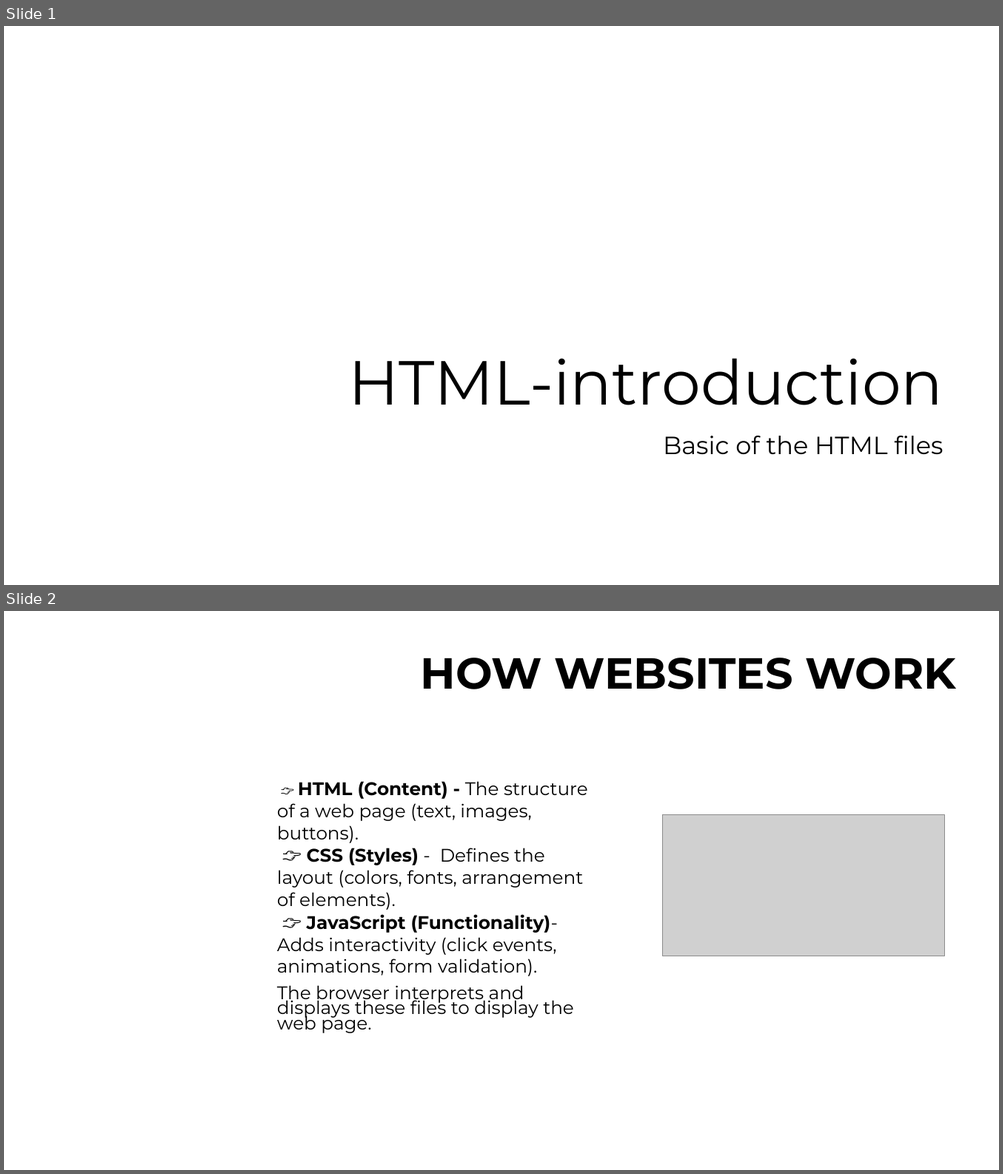
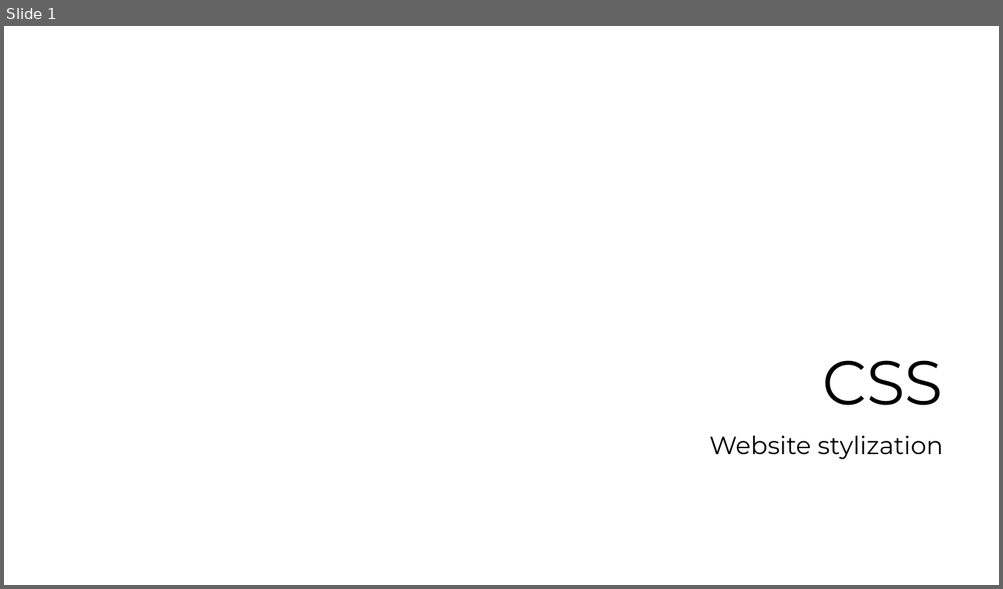
Before and after one commit to dinoDuvnjak/CTK, a slide deck: SHIFT4IT/css-introduction/css-introduction.pptx. Shown one above the other, each under a label of ours: slides 1 and 2 before the commit, slide 1 after it. The pictures are 1003x1174 and 1003x589 pixels, drawn with LibreOffice and Linux fonts; fonts in the diff are those of the drawing; grey boxes stand for pictures; background and template pictures are left out. Boxes give left, top, right and bottom in pixels: in the first picture for what was removed or moved away, otherwise in the second. Text is boxed around its words. In the diff, an @@ line names an element or a change of style, - is before the commit and + after.

```diff
--- a/SHIFT4IT/css-introduction/css-introduction.pptx
+++ b/SHIFT4IT/css-introduction/css-introduction.pptx
@@ slide 2 removed at [4,611,999,1170], background picture (left out) @@
@@ text removed at [421,658,955,689] @@
-HOW WEBSITES WORK
@@ text removed at [277,781,588,1034] @@
-👉 HTML (Content) - The structure of a web page (text, images, buttons).
-👉 CSS (Styles) - Defines the layout (colors, fonts, arrangement of elements).
-👉 JavaScript (Functionality)- Adds interactivity (click events, animations, form validation).
-The browser interprets and displays these files to display the web page.
@@ picture removed at [662,815,944,957] @@
@@ slide 1 changed as well @@
@@ title at [822,360,943,406]: text changed @@
-HTML-introduction
+CSS
@@ subtitle at [709,436,943,460]: text changed @@
-Basic of the HTML files
+Website stylization
```
Also in this commit, not shown: 2 other slides changed, 1 slide added, 2 other files.
